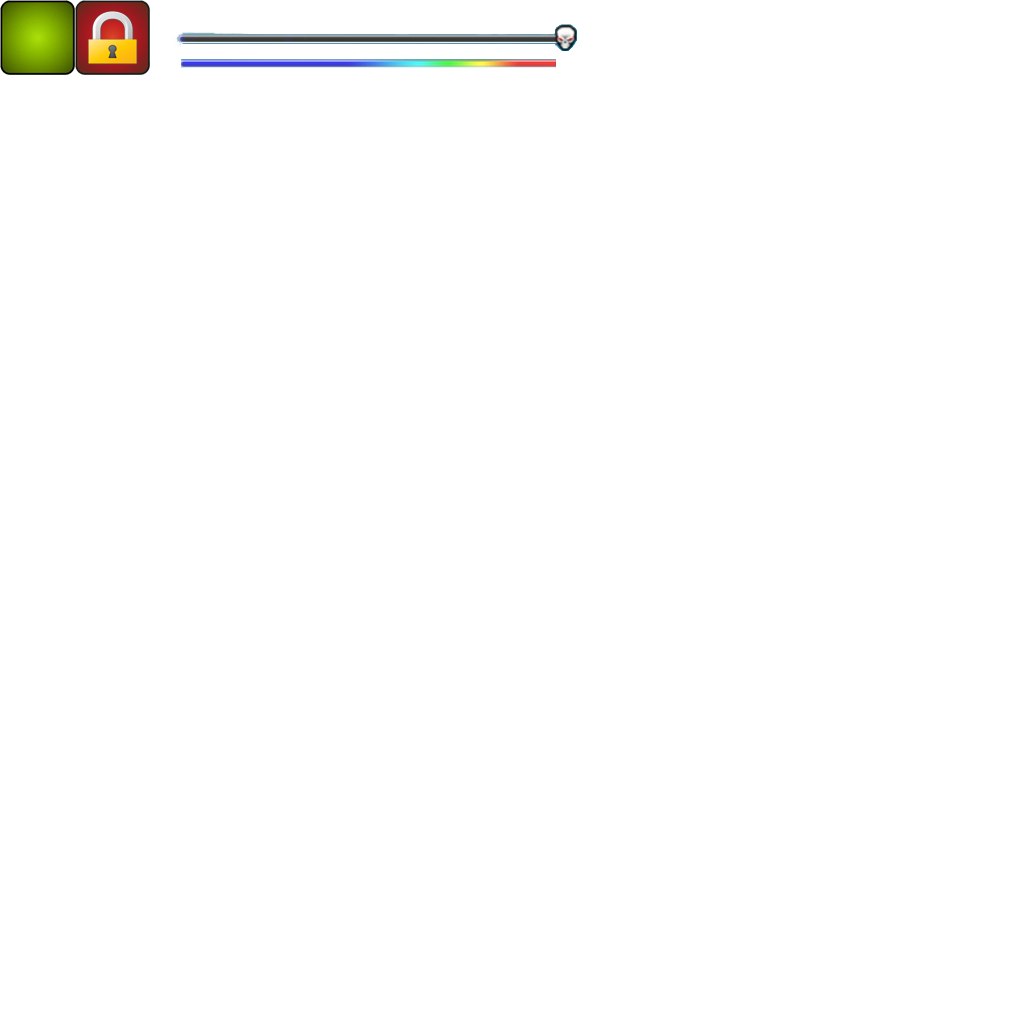
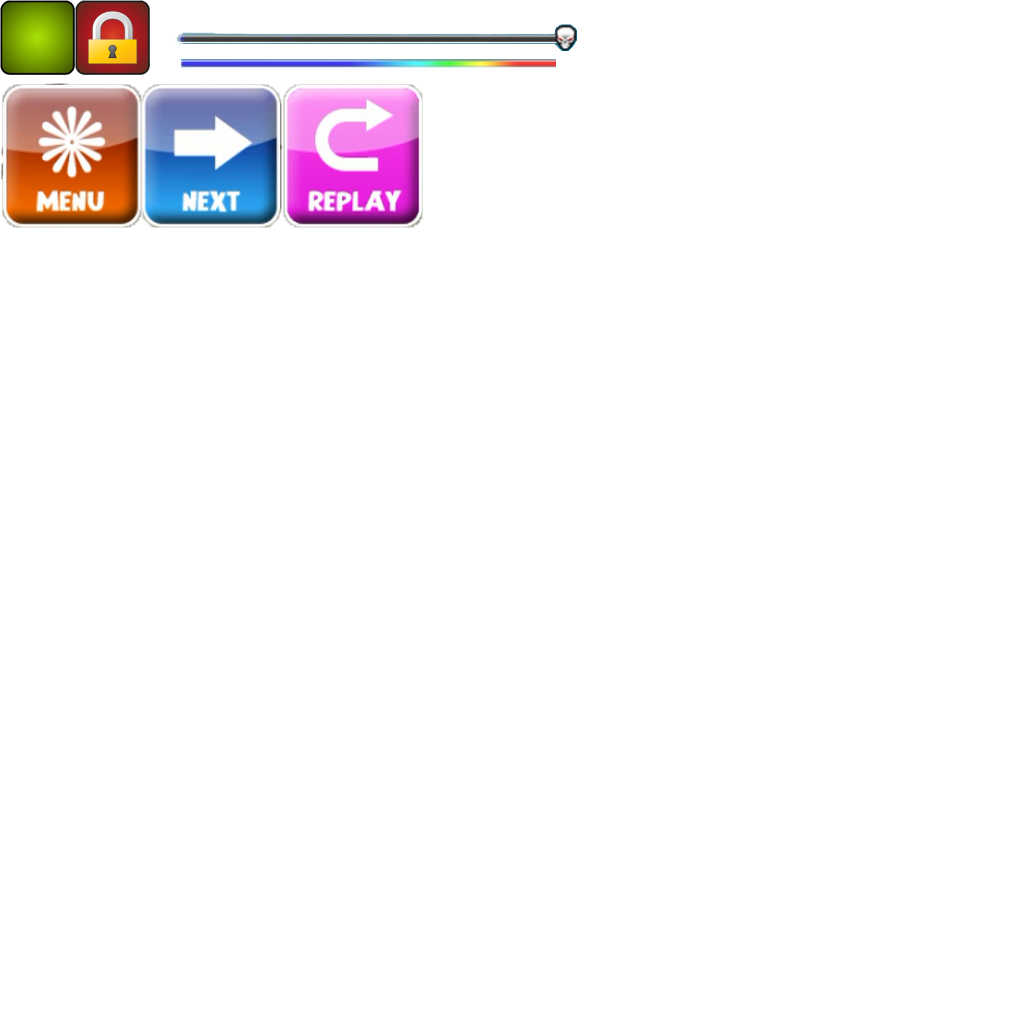
Layer changes from the first 1024 x 1024 image to the second:
painted on "Layer 2" over [1, 75, 423, 228]
added layer "Layer 3" above "Layer 1" over [142, 83, 283, 228]
painted on "Layer 1" over [172, 83, 423, 228]
